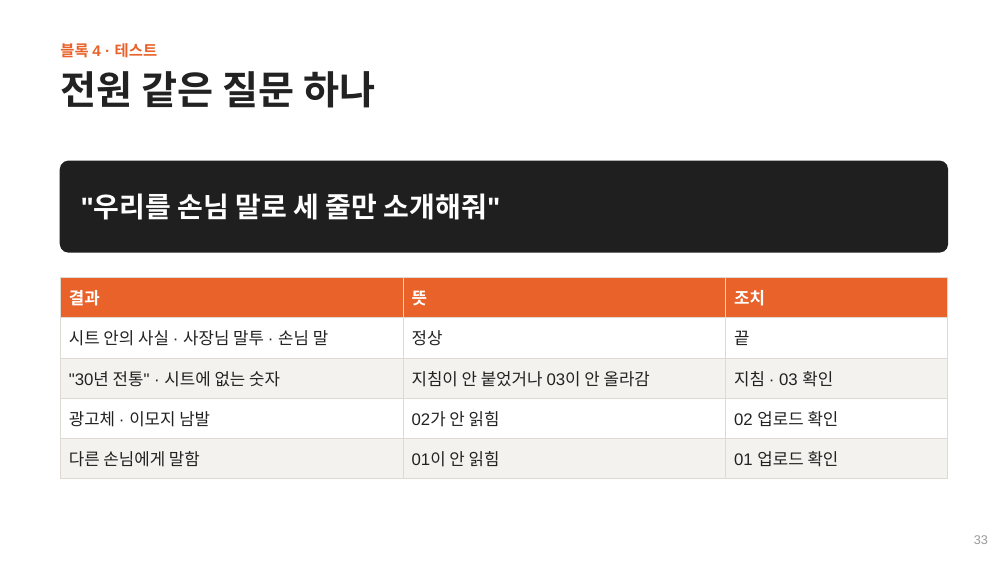
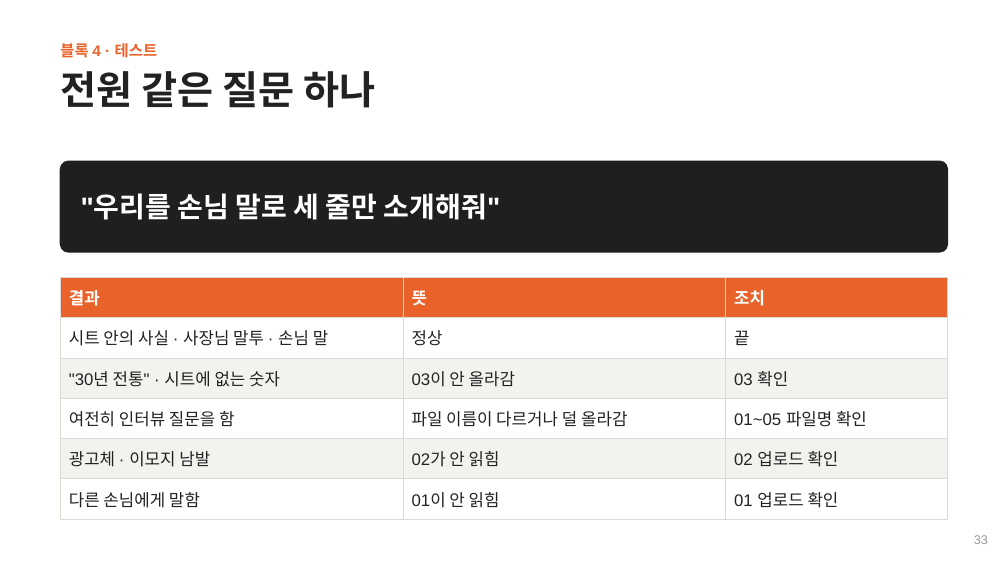
Before and after one commit to selfishclub/biz-gtm-core, a slide deck: slide 33 of course/1회차_교안_슬라이드.pptx. Drawn at 1008x567 pixels with LibreOffice and Linux fonts; fonts in the diff are those of the drawing. Boxes give left, top, right and bottom in pixels: in the first picture for what was removed or moved away, otherwise in the second. Text is boxed around its words. In the diff, an @@ line names an element or a change of style, - is before the commit and + after.

```diff
--- a/course/1회차_교안_슬라이드.pptx
+++ b/course/1회차_교안_슬라이드.pptx
@@ table at [60, 277, 948, 512] @@
-row 3: "30년 전통" · 시트에 없는 숫자 | 지침이 안 붙었거나 03이 안 올라감 | 지침 · 03 확인
+row 3: "30년 전통" · 시트에 없는 숫자 | 03이 안 올라감 | 03 확인
+row 4: 여전히 인터뷰 질문을 함 | 파일 이름이 다르거나 덜 올라감 | 01~05 파일명 확인
```
Also in this commit, not shown: 10 other slides changed, 19 other files.
